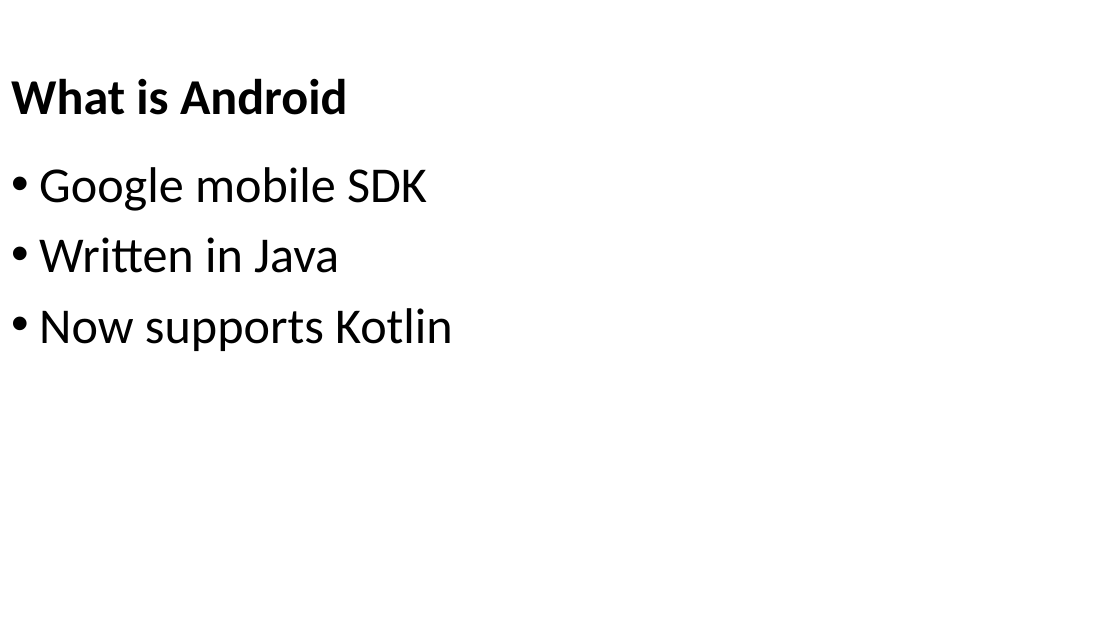
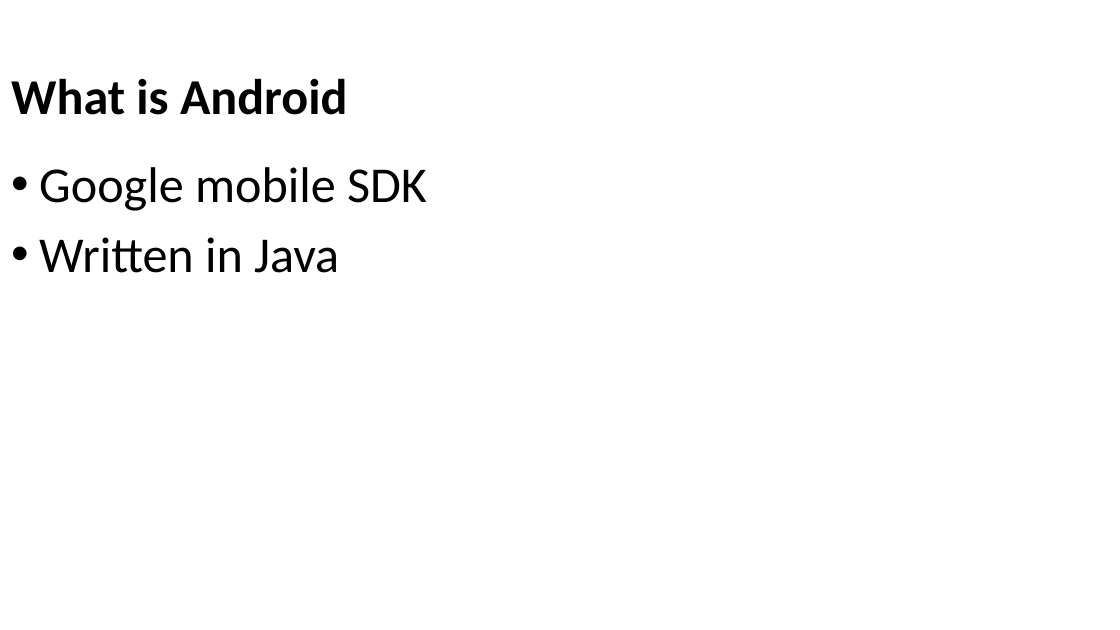
Before and after one commit to Batch-xx/Android-Lunch-Learn, a slide deck: slide 3 of slides/Android Studio_Activities_Fragments.pptx. Drawn at 1120x630 pixels with LibreOffice and Linux fonts; fonts in the diff are those of the drawing; background and template pictures are left out. Boxes give left, top, right and bottom in pixels: in the first picture for what was removed or moved away, otherwise in the second. Text is boxed around its words. In the diff, an @@ line names an element or a change of style, - is before the commit and + after.

```diff
--- a/slides/Android Studio_Activities_Fragments.pptx
+++ b/slides/Android Studio_Activities_Fragments.pptx
@@ text at [39,308,453,351]: paragraph removed @@
-• Now supports Kotlin
```
Also in this commit, not shown: 14 other slides changed, 11 slides added, 3 slides removed, 7 other files.
